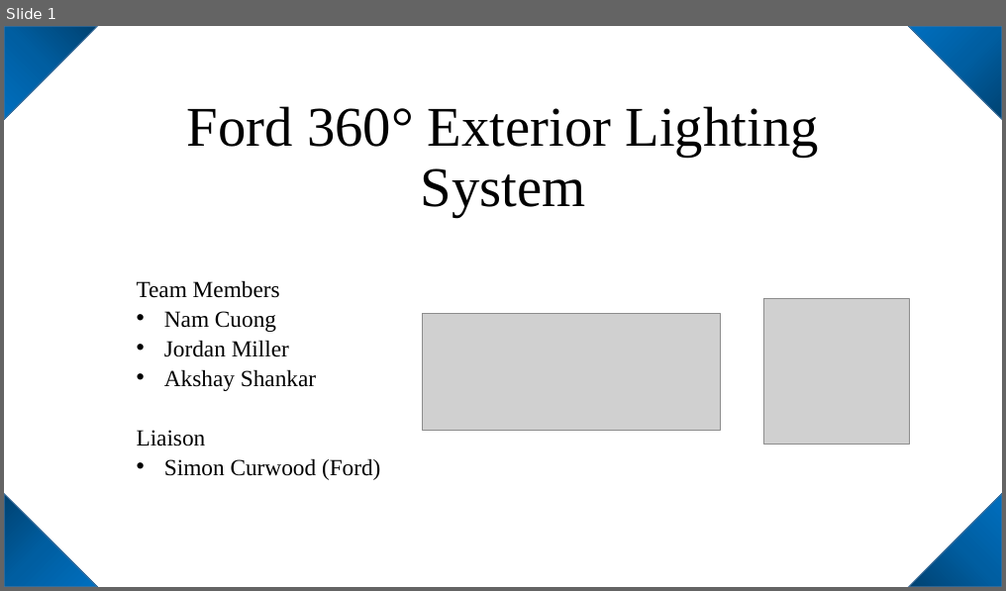
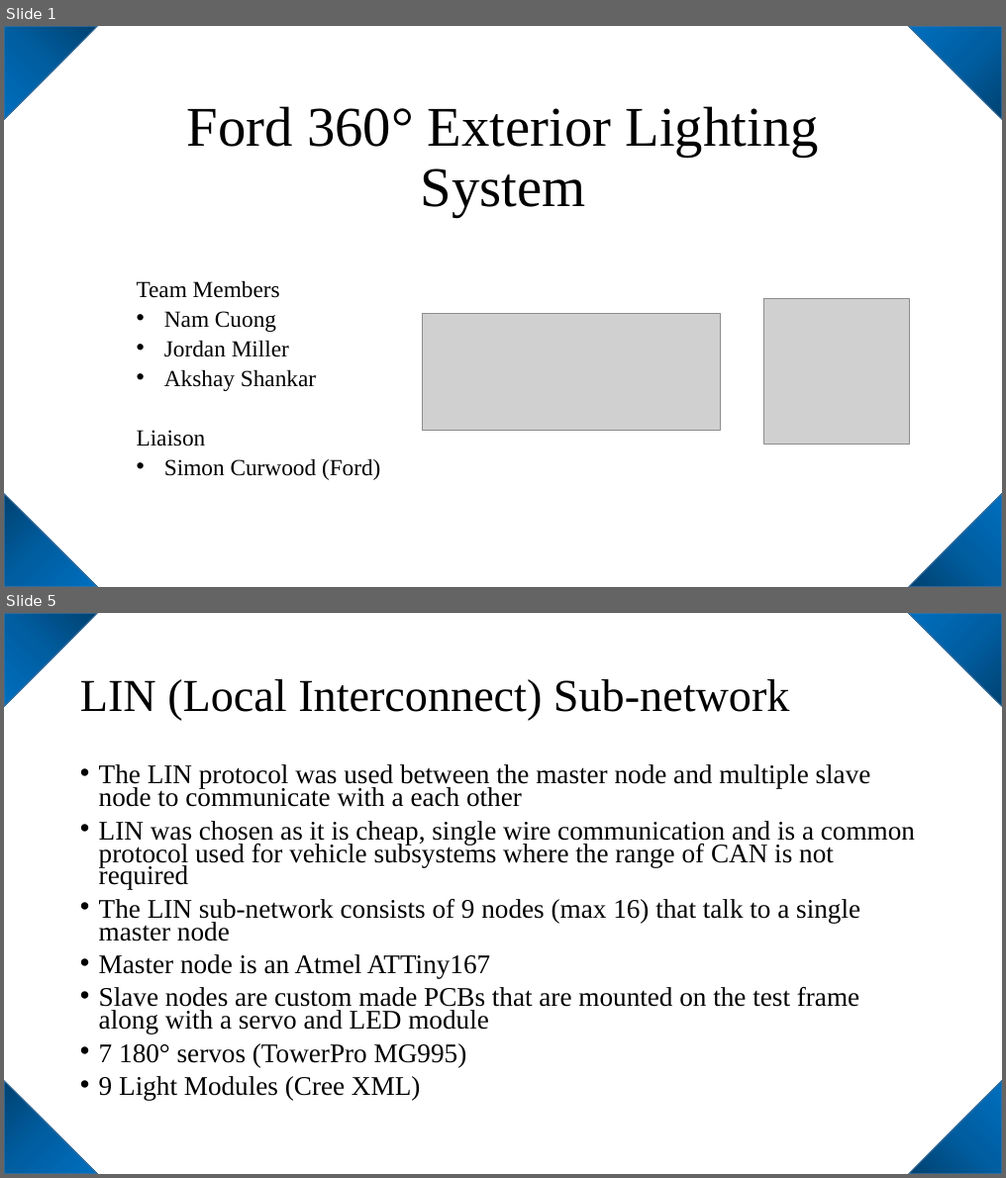
Before and after one commit to jordanm1/AVR-Ford-Lighting-Project, a slide deck: Ford 360° Exterior Lighting System.pptx. Shown one above the other, each under a label of ours: slide 1 before the commit, slides 1 and 5 after it; the slides between them are not shown. The pictures are 1006x591 and 1006x1178 pixels, drawn with LibreOffice and Linux fonts; fonts in the diff are those of the drawing; grey boxes stand for pictures. Boxes give left, top, right and bottom in pixels: in the first picture for what was removed or moved away, otherwise in the second. Text is boxed around its words. In the diff, an @@ line names an element or a change of style, - is before the commit and + after.

```diff
--- a/Ford 360° Exterior Lighting System.pptx
+++ b/Ford 360° Exterior Lighting System.pptx
@@ slide 5 added at bbox=[4, 613, 1002, 1174], background #FFFFFF @@
@@ triangle added at bbox=[4, 613, 98, 707], fill gradient #004272 to #005EA2 to #0070C0, outline #43739E 1 pt @@
@@ triangle added at bbox=[908, 613, 1002, 707], fill gradient #004272 to #005EA2 to #0070C0, outline #43739E 1 pt @@
@@ title added at bbox=[80, 679, 790, 721], 44 pt, text #000000 @@
+LIN (Local Interconnect) Sub-network
@@ text added at bbox=[99, 764, 915, 1100], 25.9 pt, text #000000 @@
+• The LIN protocol was used between the master node and multiple slave node to communicate with a each other
+• LIN was chosen as it is cheap, single wire communication and is a common protocol used for vehicle subsystems where the range of CAN is not required
+• The LIN sub-network consists of 9 nodes (max 16) that talk to a single master node
+• Master node is an Atmel ATTiny167
+• Slave nodes are custom made PCBs that are mounted on the test frame along with a servo and LED module
+• 7 180° servos (TowerPro MG995)
+• 9 Light Modules (Cree XML)
@@ triangle added at bbox=[4, 1081, 98, 1174], fill gradient #004272 to #005EA2 to #0070C0, outline #43739E 1 pt @@
@@ triangle added at bbox=[908, 1081, 1002, 1174], fill gradient #004272 to #005EA2 to #0070C0, outline #43739E 1 pt @@
```
Also in this commit, not shown: 2 slides changed, 7 other slides added, 1 slide removed.
